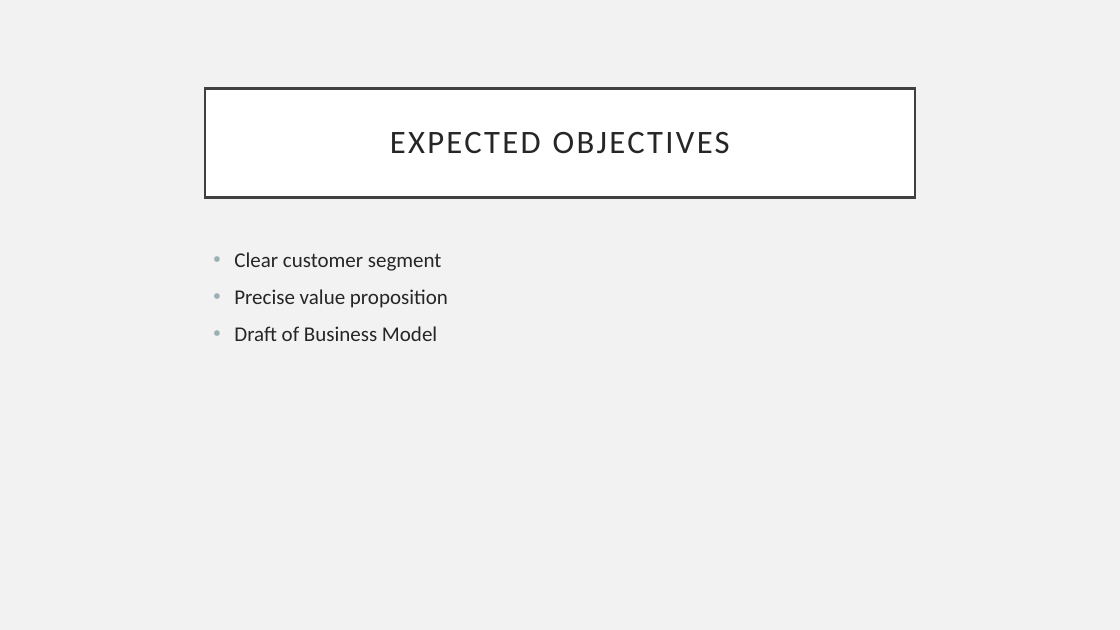
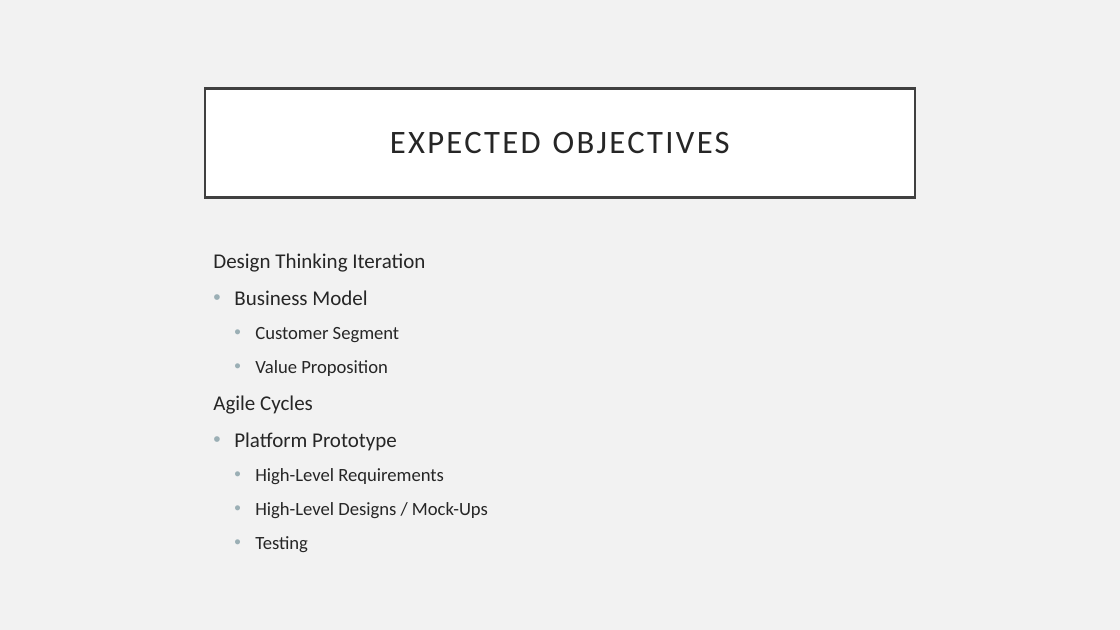
Before and after one commit to AgileBusinessAnalysis/04_TEAM, a slide deck: slide 6 of Agile Business Analysis Pitch.pptx (slide 3 before the commit). Drawn at 1120x630 pixels with LibreOffice and Linux fonts; fonts in the diff are those of the drawing. Boxes give left, top, right and bottom in pixels: in the first picture for what was removed or moved away, otherwise in the second. Text is boxed around its words. In the diff, an @@ line names an element or a change of style, - is before the commit and + after.

```diff
--- a/Agile Business Analysis Pitch.pptx
+++ b/Agile Business Analysis Pitch.pptx
@@ text at box(213, 253, 488, 552): text changed; size 18 to 16 pt @@
-• Clear customer segment
-• Precise value proposition
-• Draft of Business Model
+Design Thinking Iteration
+• Business Model
+  • Customer Segment
+  • Value Proposition
+Agile Cycles
+• Platform Prototype
+  • High-Level Requirements
+  • High-Level Designs / Mock-Ups
+  • Testing
```
Also in this commit, not shown: 2 other slides changed.
